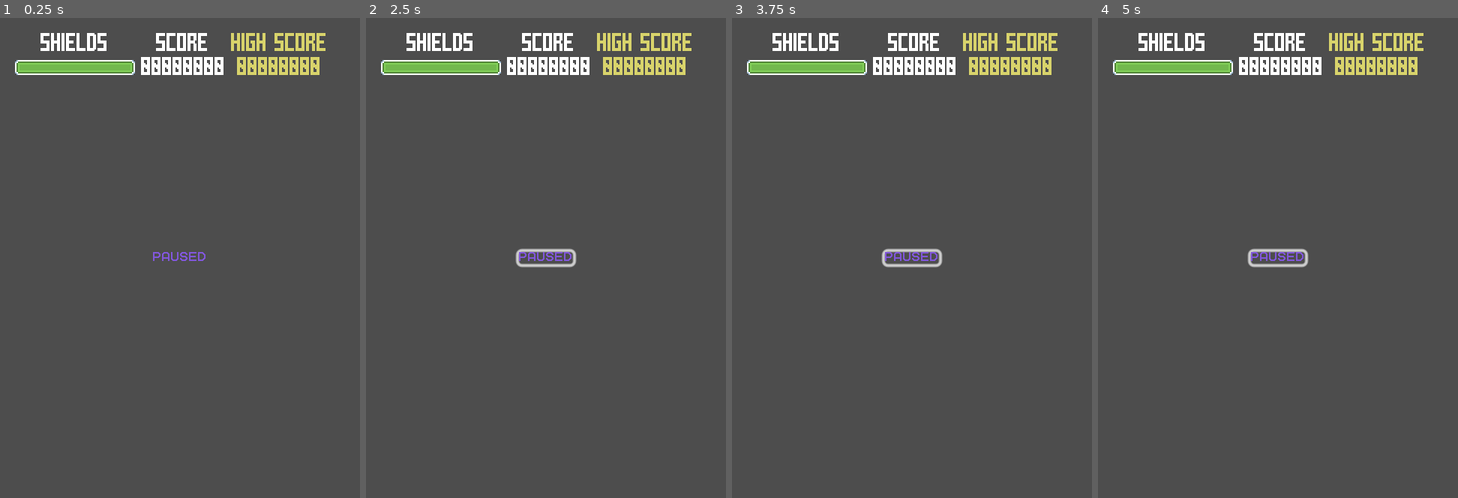
Above: before the commit, frames 1-4 (left to right).
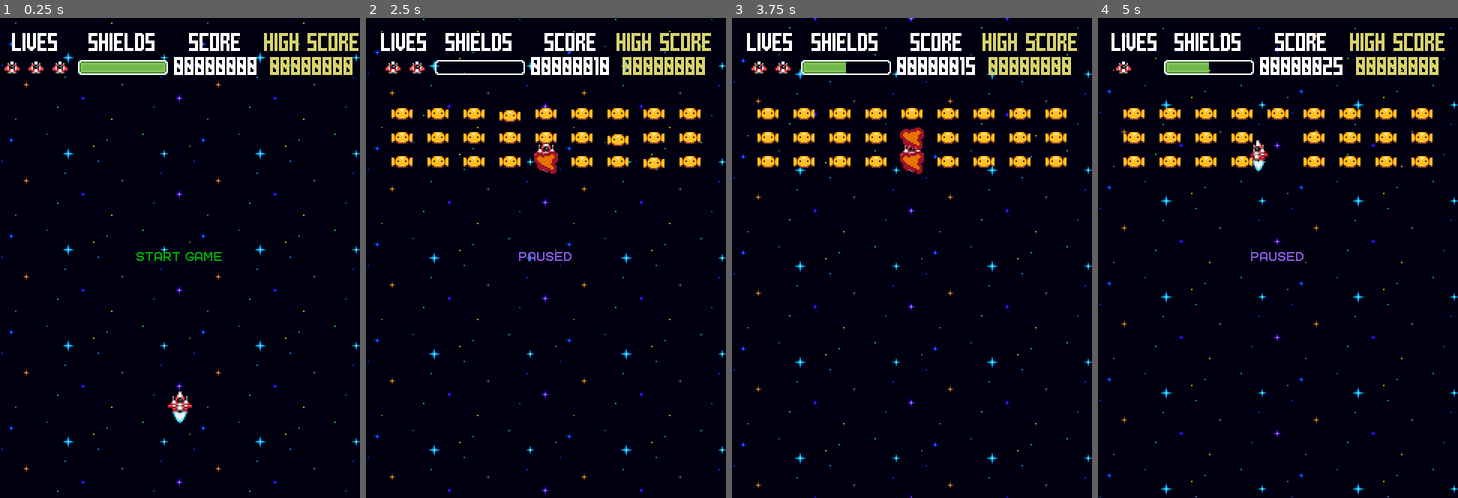
Above: after the commit, the same moments.

Repository: slipperydream/MeteorHammer
Game: Godot game, scene res://scenes/main.tscn
The game is run twice, just before and just after one commit, with the same random seed, the same clock (stepped at 60 frames per second) and the same inputs.
Inputs (mouse positions are in pixels of both pictures, inside the frame that each line leads up to):
- Up to frame 1 (0.25 s): no input
- Up to frame 2 (2.5 s): click (546, 258) at 0.5 s, where only the run after the commit has a clickable "START GAME"; hold Up (move_up) from 1.28 s (still down)
- Up to frame 3 (3.75 s): release Up (move_up) at 2.78 s; hold A (move_left) 2.78-3.5 s; click (912, 258) at 3.5 s, where only the run after the commit has a clickable "PAUSED"
- Up to frame 4 (5 s): hold A (move_left) from 4.28 s (still down)

The runs differ from the first frame. In frame 1, 99% of the frame differs, in the area x 0-100%, y 0-100%; in frame 2, 99%; in frame 3, 98%; in frame 4, 98%.
Error before the commit: Parse Error: Could not preload resource file "res://scenes/enemy.tscn". (res://src/main.gd:12)

Commit message:
added player lives, but definitely need to redo it.

Diff:
--- a/scenes/bullet.tscn
+++ b/scenes/bullet.tscn
@@ -1,19 +1,19 @@
 [gd_scene load_steps=4 format=3 uid="uid://csxyutdsan0d7"]
 
 [ext_resource type="Script" path="res://src/bullet.gd" id="1_ilp1s"]
-[ext_resource type="Texture2D" uid="uid://dje200316gcew" path="res://assets/Projectiles/Player_charged_beam (16 x 16).png" id="1_mdhit"]
+[ext_resource type="Texture2D" uid="uid://r4hmiudtq5kn" path="res://assets/Projectiles/Player_beam_16x16.png" id="2_ljslo"]
 
 [sub_resource type="RectangleShape2D" id="RectangleShape2D_75uv4"]
-size = Vector2(12, 12)
+size = Vector2(10, 9)
 
 [node name="Bullet" type="Area2D"]
 script = ExtResource("1_ilp1s")
 
 [node name="Sprite2D" type="Sprite2D" parent="."]
-texture = ExtResource("1_mdhit")
-hframes = 2
+texture = ExtResource("2_ljslo")
 
 [node name="CollisionShape2D" type="CollisionShape2D" parent="."]
+position = Vector2(0, 0.5)
 shape = SubResource("RectangleShape2D_75uv4")
 
 [node name="VisibleOnScreenNotifier2D" type="VisibleOnScreenNotifier2D" parent="."]
--- a/scenes/enemy.tscn
+++ b/scenes/enemy.tscn
@@ -1,8 +1,8 @@
 [gd_scene load_steps=9 format=3 uid="uid://c6vbsfqohldnn"]
 
-[ext_resource type="Texture2D" uid="uid://w2n3057alrce" path="res://assets/Enemies/Bon_Bon (16 x 16).png" id="1_loc6a"]
 [ext_resource type="Script" path="res://src/enemy.gd" id="1_ndem7"]
-[ext_resource type="Texture2D" uid="uid://6onufikreblq" path="res://assets/Effects/Explosion (16 x 16).png" id="1_se3xu"]
+[ext_resource type="Texture2D" uid="uid://bb6ccfu1fmffu" path="res://assets/Effects/Explosion_16x16.png" id="2_ch2n2"]
+[ext_resource type="Texture2D" uid="uid://b0ow0qiq14saa" path="res://assets/Enemies/Bon_Bon_16x16.png" id="2_e4de5"]
 
 [sub_resource type="RectangleShape2D" id="RectangleShape2D_n0ywb"]
 size = Vector2(14, 8)
@@ -43,7 +43,7 @@
 "times": PackedFloat32Array(0),
 "transitions": PackedFloat32Array(1),
 "update": 1,
-"values": [ExtResource("1_loc6a")]
+"values": [ExtResource("2_e4de5")]
 }
 
 [sub_resource type="Animation" id="Animation_msddi"]
@@ -88,7 +88,7 @@
 "times": PackedFloat32Array(0),
 "transitions": PackedFloat32Array(1),
 "update": 1,
-"values": [ExtResource("1_se3xu")]
+"values": [ExtResource("2_ch2n2")]
 }
 tracks/1/type = "value"
 tracks/1/imported = false
@@ -126,7 +126,7 @@
 script = ExtResource("1_ndem7")
 
 [node name="Sprite2D" type="Sprite2D" parent="."]
-texture = ExtResource("1_loc6a")
+texture = ExtResource("2_e4de5")
 hframes = 4
 frame = 2
 
@@ -140,8 +140,10 @@
 }
 
 [node name="MoveTimer" type="Timer" parent="."]
+one_shot = true
 
 [node name="ShootTimer" type="Timer" parent="."]
+one_shot = true
 
 [connection signal="timeout" from="MoveTimer" to="." method="_on_move_timer_timeout"]
 [connection signal="timeout" from="ShootTimer" to="." method="_on_shoot_timer_timeout"]
--- a/scenes/enemy_bullet.tscn
+++ b/scenes/enemy_bullet.tscn
@@ -1,7 +1,7 @@
 [gd_scene load_steps=4 format=3 uid="uid://lyew3pdke8rh"]
 
 [ext_resource type="Script" path="res://src/enemy_bullet.gd" id="1_6ejv5"]
-[ext_resource type="Texture2D" uid="uid://b8l8ve6aqtgrb" path="res://assets/Projectiles/Enemy_projectile (16 x 16).png" id="1_uhf8x"]
+[ext_resource type="Texture2D" uid="uid://ckehaba3jhfl8" path="res://assets/Projectiles/Enemy_projectile_16x16.png" id="2_ppd3k"]
 
 [sub_resource type="RectangleShape2D" id="RectangleShape2D_aq4jb"]
 size = Vector2(6, 6)
@@ -10,7 +10,7 @@
 script = ExtResource("1_6ejv5")
 
 [node name="Sprite2D" type="Sprite2D" parent="."]
-texture = ExtResource("1_uhf8x")
+texture = ExtResource("2_ppd3k")
 hframes = 4
 
 [node name="CollisionShape2D" type="CollisionShape2D" parent="."]
--- a/scenes/main.tscn
+++ b/scenes/main.tscn
@@ -1,6 +1,7 @@
-[gd_scene load_steps=9 format=3 uid="uid://ds1srgc15xh70"]
+[gd_scene load_steps=10 format=3 uid="uid://ds1srgc15xh70"]
 
 [ext_resource type="Script" path="res://src/main.gd" id="1_7hmxl"]
+[ext_resource type="Texture2D" uid="uid://cay0tw78thr7e" path="res://assets/Space_BG_2_frames_64x64.png" id="2_sbl10"]
 [ext_resource type="PackedScene" uid="uid://bhly1sn1nyugw" path="res://scenes/player.tscn" id="2_ub1gs"]
 [ext_resource type="PackedScene" uid="uid://du6kybeyrcmf2" path="res://scenes/ui.tscn" id="4_fde2l"]
 [ext_resource type="FontFile" uid="uid://qf2y7hd0xsdv" path="res://assets/UI_objects/FutureKid.ttf" id="5_bfp7s"]
@@ -23,6 +24,7 @@
 [sub_resource type="Animation" id="Animation_h81m7"]
 resource_name = "scroll"
 length = 2.0
+loop_mode = 1
 tracks/0/type = "value"
 tracks/0/imported = false
 tracks/0/enabled = true
@@ -33,7 +35,7 @@
 "times": PackedFloat32Array(0, 2),
 "transitions": PackedFloat32Array(1, 1),
 "update": 0,
-"values": [Rect2(0, 0, 240, 320), Rect2(0, 64, 240, 320)]
+"values": [Rect2(0, 0, 240, 320), Rect2(0, -64, 240, 320)]
 }
 
 [sub_resource type="AnimationLibrary" id="AnimationLibrary_gky1u"]
@@ -50,6 +52,7 @@
 
 [node name="Background" type="Sprite2D" parent="."]
 texture_repeat = 2
+texture = ExtResource("2_sbl10")
 centered = false
 region_enabled = true
 region_rect = Rect2(0, 0, 240, 320)
@@ -57,6 +60,7 @@
 [node name="Player" parent="." instance=ExtResource("2_ub1gs")]
 
 [node name="AnimationPlayer" type="AnimationPlayer" parent="."]
+autoplay = "scroll"
 libraries = {
 "": SubResource("AnimationLibrary_gky1u")
 }
@@ -108,9 +112,14 @@
 
 [connection signal="game_state_changed" from="." to="." method="_on_game_state_changed"]
 [connection signal="game_state_changed" from="." to="Player" method="_on_main_game_state_changed"]
+[connection signal="game_state_changed" from="." to="CanvasLayer/UI" method="_on_main_game_state_changed"]
 [connection signal="pause_game" from="." to="." method="_on_pause_game"]
 [connection signal="score_changed" from="." to="CanvasLayer/UI" method="_on_main_score_changed"]
 [connection signal="died" from="Player" to="." method="_on_player_died"]
+[connection signal="died" from="Player" to="CanvasLayer/UI" method="_on_player_died"]
+[connection signal="gained_life" from="Player" to="CanvasLayer/UI" method="_on_player_gained_life"]
+[connection signal="out_of_lives" from="Player" to="." method="_on_player_out_of_lives"]
+[connection signal="out_of_lives" from="Player" to="CanvasLayer/UI" method="_on_player_out_of_lives"]
 [connection signal="shield_changed" from="Player" to="CanvasLayer/UI" method="_on_player_shield_changed"]
 [connection signal="pressed" from="CanvasLayer/CenterContainer/StartButton" to="." method="_on_start_pressed"]
 [connection signal="pressed" from="CanvasLayer/CenterContainer/PauseButton" to="." method="_on_pause_button_pressed"]
--- a/scenes/player.tscn
+++ b/scenes/player.tscn
@@ -1,44 +1,44 @@
 [gd_scene load_steps=15 format=3 uid="uid://bhly1sn1nyugw"]
 
 [ext_resource type="Script" path="res://src/player.gd" id="1_ks4n4"]
-[ext_resource type="Texture2D" uid="uid://b6gpnsglwbaer" path="res://assets/Player ship/Player_ship (16 x 16).png" id="1_xc1ot"]
 [ext_resource type="PackedScene" uid="uid://csxyutdsan0d7" path="res://scenes/bullet.tscn" id="2_75g50"]
-[ext_resource type="Texture2D" uid="uid://wj66dfuw5bcw" path="res://assets/Player ship/Boosters (16 x 16).png" id="2_qd0cr"]
-[ext_resource type="Texture2D" uid="uid://cl71bdcnmdf1u" path="res://assets/Player ship/Boosters_left (16 x 16).png" id="3_yj41p"]
-[ext_resource type="Texture2D" uid="uid://b45s0peyuw1ok" path="res://assets/Player ship/Boosters_right (16 x 16).png" id="4_83q1d"]
+[ext_resource type="Texture2D" uid="uid://c35hw3gw3gswt" path="res://assets/Player_ship/Player_ship_16x16.png" id="3_kfh3n"]
+[ext_resource type="Texture2D" uid="uid://b6aobhf1c1n66" path="res://assets/Player_ship/Boosters_16x16.png" id="4_ol774"]
+[ext_resource type="Texture2D" uid="uid://c1nor1bdhnkqq" path="res://assets/Player_ship/Boosters_left_16x16.png" id="5_a3fpr"]
+[ext_resource type="Texture2D" uid="uid://cex32e7o8g7xe" path="res://assets/Player_ship/Boosters_right_16x16.png" id="5_q5x8v"]
 
-[sub_resource type="AtlasTexture" id="AtlasTexture_3wc0m"]
-atlas = ExtResource("2_qd0cr")
+[sub_resource type="AtlasTexture" id="AtlasTexture_e5bkt"]
+atlas = ExtResource("4_ol774")
+region = Rect2(16, 0, 16, 16)
+
+[sub_resource type="AtlasTexture" id="AtlasTexture_33sc4"]
+atlas = ExtResource("4_ol774")
 region = Rect2(0, 0, 16, 16)
 
-[sub_resource type="AtlasTexture" id="AtlasTexture_u5yti"]
-atlas = ExtResource("2_qd0cr")
+[sub_resource type="AtlasTexture" id="AtlasTexture_pw8uq"]
+atlas = ExtResource("5_a3fpr")
+region = Rect2(0, 0, 16, 16)
+
+[sub_resource type="AtlasTexture" id="AtlasTexture_kc0y6"]
+atlas = ExtResource("5_a3fpr")
 region = Rect2(16, 0, 16, 16)
 
-[sub_resource type="AtlasTexture" id="AtlasTexture_bqdqp"]
-atlas = ExtResource("3_yj41p")
-region = Rect2(0, 0, 16, 16)
-
-[sub_resource type="AtlasTexture" id="AtlasTexture_jkshd"]
-atlas = ExtResource("3_yj41p")
+[sub_resource type="AtlasTexture" id="AtlasTexture_ac0ue"]
+atlas = ExtResource("5_q5x8v")
 region = Rect2(16, 0, 16, 16)
 
-[sub_resource type="AtlasTexture" id="AtlasTexture_7xxyq"]
-atlas = ExtResource("4_83q1d")
+[sub_resource type="AtlasTexture" id="AtlasTexture_5e3ki"]
+atlas = ExtResource("5_q5x8v")
 region = Rect2(0, 0, 16, 16)
-
-[sub_resource type="AtlasTexture" id="AtlasTexture_k0cn2"]
-atlas = ExtResource("4_83q1d")
-region = Rect2(16, 0, 16, 16)
 
 [sub_resource type="SpriteFrames" id="SpriteFrames_05fw1"]
 animations = [{
 "frames": [{
 "duration": 1.0,
-"texture": SubResource("AtlasTexture_3wc0m")
+"texture": SubResource("AtlasTexture_e5bkt")
 }, {
 "duration": 1.0,
-"texture": SubResource("AtlasTexture_u5yti")
+"texture": SubResource("AtlasTexture_33sc4")
 }],
 "loop": true,
 "name": &"forward",
@@ -57,10 +57,10 @@
 }, {
 "frames": [{
 "duration": 1.0,
-"texture": SubResource("AtlasTexture_7xxyq")
+"texture": SubResource("AtlasTexture_ac0ue")
 }, {
 "duration": 1.0,
-"texture": SubResource("AtlasTexture_k0cn2")
+"texture": SubResource("AtlasTexture_5e3ki")
 }],
 "loop": true,
 "name": &"right",
@@ -75,15 +75,16 @@
 bullet_scene = ExtResource("2_75g50")
 
 [node name="Ship" type="Sprite2D" parent="."]
-texture = ExtResource("1_xc1ot")
+texture = ExtResource("3_kfh3n")
 hframes = 3
 frame = 1
 
 [node name="Boosters" type="AnimatedSprite2D" parent="Ship"]
 position = Vector2(0, 15)
 sprite_frames = SubResource("SpriteFrames_05fw1")
-animation = &"right"
-autoplay = "forward"
+animation = &"forward"
+frame = 1
+frame_progress = 0.363287
 
 [node name="CollisionShape2D" type="CollisionShape2D" parent="."]
 shape = SubResource("RectangleShape2D_pq5w0")
--- /dev/null
+++ b/scenes/player_life.tscn
@@ -0,0 +1,8 @@
+[gd_scene load_steps=2 format=3 uid="uid://chuwm4wuqcuh"]
+
+[ext_resource type="Texture2D" uid="uid://c51x11uc8hxhg" path="res://assets/UI_objects/Player_life_icon_16x16.png" id="1_1s4b1"]
+
+[node name="PlayerLife" type="TextureRect"]
+offset_right = 40.0
+offset_bottom = 40.0
+texture = ExtResource("1_1s4b1")
--- a/scenes/ui.tscn
+++ b/scenes/ui.tscn
@@ -7,7 +7,7 @@
 [node name="UI" type="MarginContainer"]
 anchors_preset = 10
 anchor_right = 1.0
-offset_bottom = 20.0
+offset_bottom = 56.0
 grow_horizontal = 2
 theme_override_constants/margin_left = 10
 theme_override_constants/margin_top = 10
@@ -18,7 +18,15 @@
 [node name="TopBars" type="GridContainer" parent="."]
 layout_mode = 2
 theme_override_constants/v_separation = 0
-columns = 3
+columns = 4
+
+[node name="LivesHeader" type="Label" parent="TopBars"]
+layout_mode = 2
+size_flags_vertical = 8
+theme_override_fonts/font = ExtResource("2_x06jq")
+text = "LIVES"
+horizontal_alignment = 1
+vertical_alignment = 2
 
 [node name="ShieldHeader" type="Label" parent="TopBars"]
 layout_mode = 2
@@ -45,7 +53,12 @@
 horizontal_alignment = 1
 vertical_alignment = 2
 
+[node name="LivesContainer" type="HBoxContainer" parent="TopBars"]
+layout_mode = 2
+theme_override_constants/separation = 0
+
 [node name="ShieldBar" parent="TopBars" instance=ExtResource("3_8bn4g")]
+custom_minimum_size = Vector2(60, 16)
 layout_mode = 2
 value = 100.0
 
--- a/src/main.gd
+++ b/src/main.gd
@@ -55,6 +55,10 @@
 	spawn_enemies()
 
 func _on_player_died():
+	current_game_state = game_state.PAUSED
+	emit_signal("game_state_changed", current_game_state)
+
+func _on_player_out_of_lives():
 	get_tree().call_group("enemies", "queue_free")
 	current_game_state = game_state.GAME_OVER
 	emit_signal("game_state_changed", current_game_state)
@@ -86,7 +90,7 @@
 			if pause_button.visible:
 				pause_button.hide()
 			start_button.show()
-			$Player.reset()
+			$Player.start()
 		game_state.RUNNING:
 			if game_over.visible:
 				game_over.hide()
--- a/src/player.gd
+++ b/src/player.gd
@@ -1,7 +1,9 @@
 extends Area2D
 
 signal died
+signal out_of_lives
 signal shield_changed
+signal gained_life
 
 @export var max_shield = 10
 var shield = max_shield
@@ -23,15 +25,16 @@
 
 func start():
 	reset()
+	lives = max_lives
 	$GunCooldown.wait_time = cooldown
 
-func reset():
+func reset(reposition : bool = true):
 	if not visible:
 		show()
-	position = Vector2(screensize.x / 2, screensize.y - (shipsize * 4))
+	if reposition:
+		position = Vector2(screensize.x / 2, screensize.y - (shipsize * 4))
 	can_shoot = true
 	shield = max_shield
-	lives = max_lives
 
 func shoot():
 	if can_shoot == false:
@@ -69,8 +72,11 @@
 		lives = max(0, lives - 1)
 		print(lives)
 		hide()
-		died.emit()
-
+		if lives > 0:
+			died.emit()
+			reset(false)
+		else:
+			out_of_lives.emit()
 
 func _on_area_entered(area):
 	if area.is_in_group("enemies"):
--- a/src/ui.gd
+++ b/src/ui.gd
@@ -2,6 +2,8 @@
 
 @onready var shield_bar = $TopBars/ShieldBar
 @onready var score_counter = $TopBars/ScoreLabel
+
+var life_scene = preload("res://scenes/player_life.tscn")
 
 func update_score(value):
 	var s = "%08d" % value
@@ -16,3 +18,34 @@
 
 func _on_main_score_changed(score):
 	update_score(score)
+
+func update_lives(value):
+	if value > 0:
+		for i in value:
+			var life = life_scene.instantiate()
+			get_node("TopBars/LivesContainer").add_child(life)
+			print("adding life")
+	if value < 0:
+		var life = get_node("TopBars/LivesContainer").get_child(0)
+		life.queue_free()
+	if value == 0:
+		var lives = get_node("TopBars/LivesContainer").get_children()
+		for life in lives:
+			life.queue_free()
+
+func _on_player_died():
+	update_lives(-1)
+
+func _on_player_gained_life():
+	update_lives(1)
+
+
+func _on_main_game_state_changed(value):
+	match value:
+		1:
+			print("new game")
+			update_lives(3)
+
+
+func _on_player_out_of_lives():
+	update_lives(0)
Not shown, added: assets/Effects/Explosion_16x16.png.import
Not shown, added: assets/Effects/Sparkle_16x16.png.import
Not shown, added: assets/Enemies/Alan_16x16.png.import
Not shown, added: assets/Enemies/Bon_Bon_16x16.png.import
Not shown, added: assets/Enemies/Lips_16x16.png.import
Not shown, added: assets/Items/Circle_+_Square_+_Missile_pick-ups_16x16.png.import
Not shown, added: assets/Items/Power_item_16x16.png.import
Not shown, added: assets/Player_ship/Boosters_16x16.png.import
Not shown, added: assets/Player_ship/Boosters_left_16x16.png.import
Not shown, added: assets/Player_ship/Boosters_right_16x16.png.import
Not shown, added: assets/Player_ship/Player_ship_16x16.png.import
Not shown, added: assets/Projectiles/Enemy_projectile_16x16.png.import
(and 9 more such lines)
